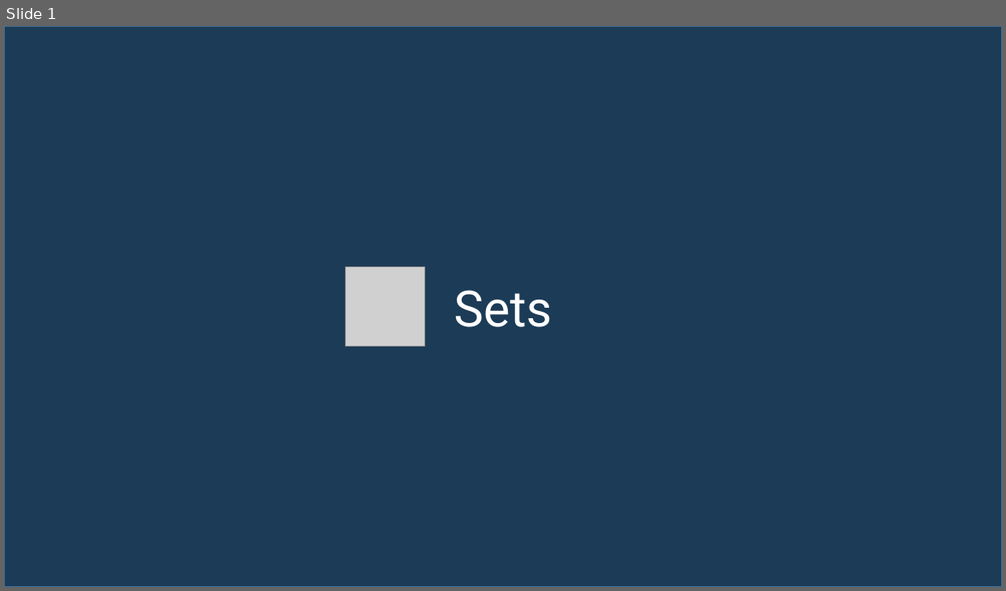
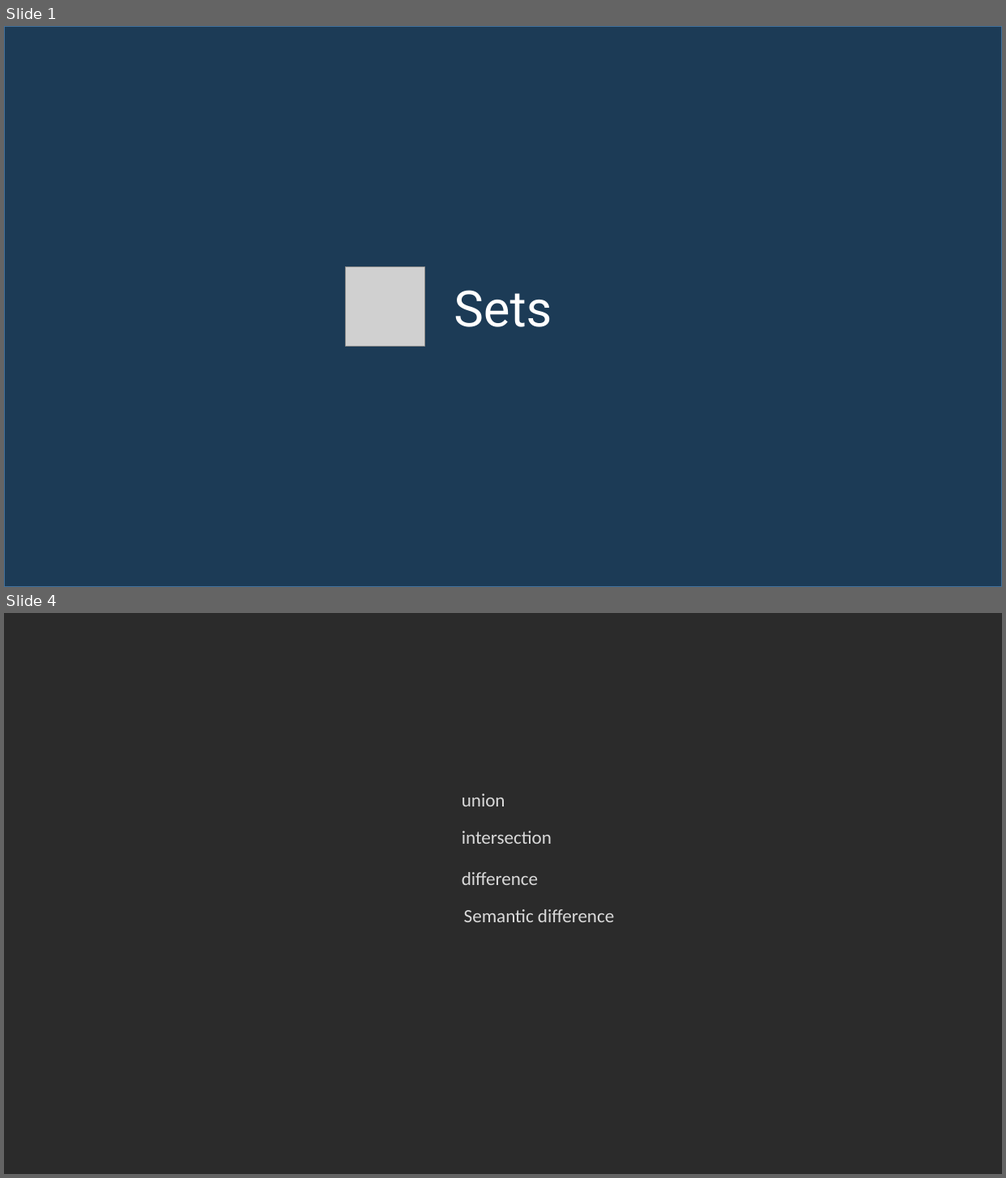
Before and after one commit to min-naing/Python-Tuto-Asset, a slide deck: 65. Sets.pptx. Shown one above the other, each under a label of ours: slide 1 before the commit, slides 1 and 4 after it; the slides between them are not shown. The pictures are 1006x591 and 1006x1178 pixels, drawn with LibreOffice and Linux fonts; fonts in the diff are those of the drawing; grey boxes stand for pictures; background and template pictures are left out; a plain dark background stands for a picture behind light text. Boxes give left, top, right and bottom in pixels: in the first picture for what was removed or moved away, otherwise in the second. Text is boxed around its words. In the diff, an @@ line names an element or a change of style, - is before the commit and + after.

```diff
--- a/65. Sets.pptx
+++ b/65. Sets.pptx
@@ slide 4 added at (x1=4, y1=613, x2=1002, y2=1174), background picture (left out) @@
@@ text added at (x1=462, y1=794, x2=505, y2=807), 18 pt, text #D9D9D9 @@
+union
@@ text added at (x1=462, y1=831, x2=552, y2=844), 18 pt, text #D9D9D9 @@
+intersection
@@ text added at (x1=462, y1=872, x2=538, y2=885), 18 pt, text #D9D9D9 @@
+difference
@@ text added at (x1=464, y1=909, x2=614, y2=922), 18 pt, text #D9D9D9 @@
+Semantic difference
```
Also in this commit, not shown: 1 slide removed, 2 other files.
